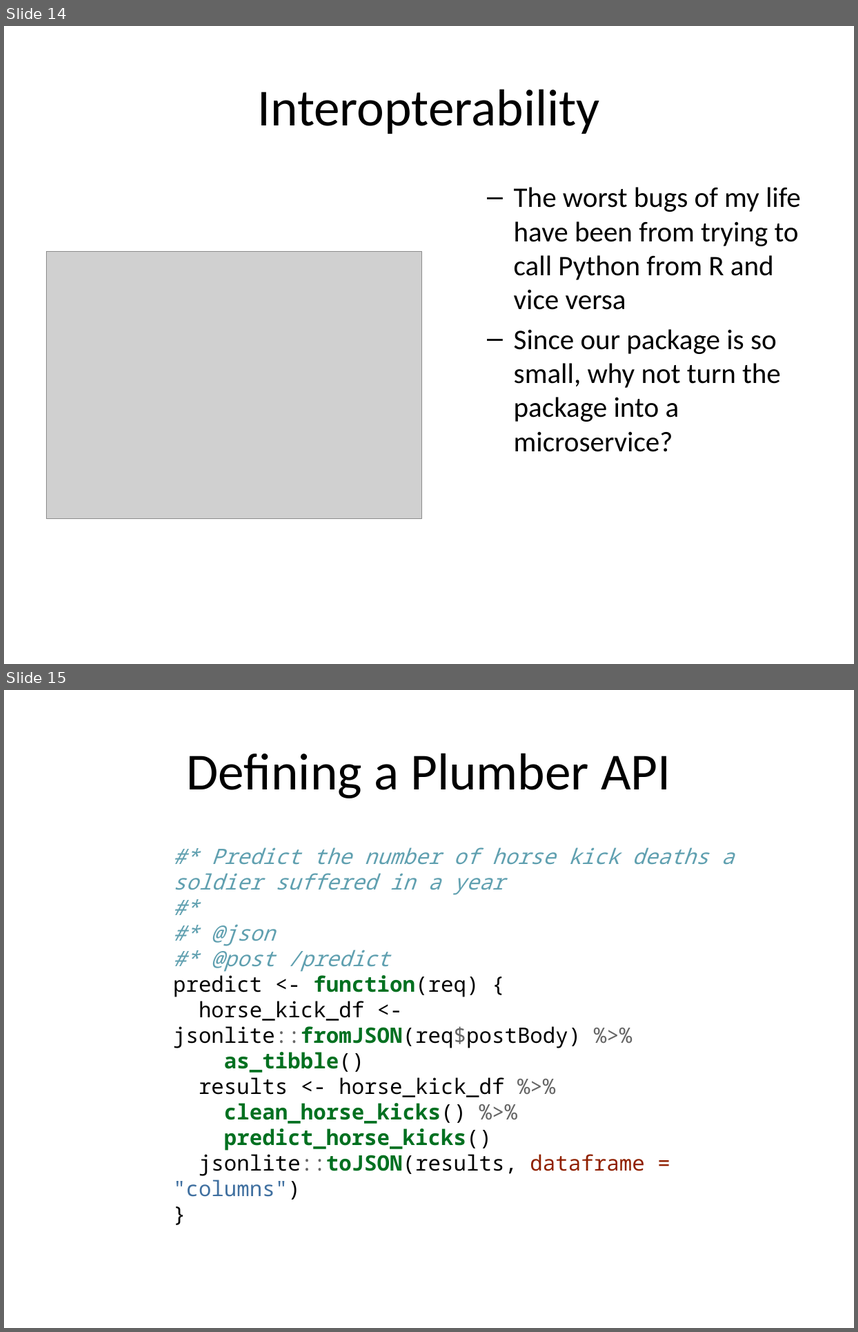
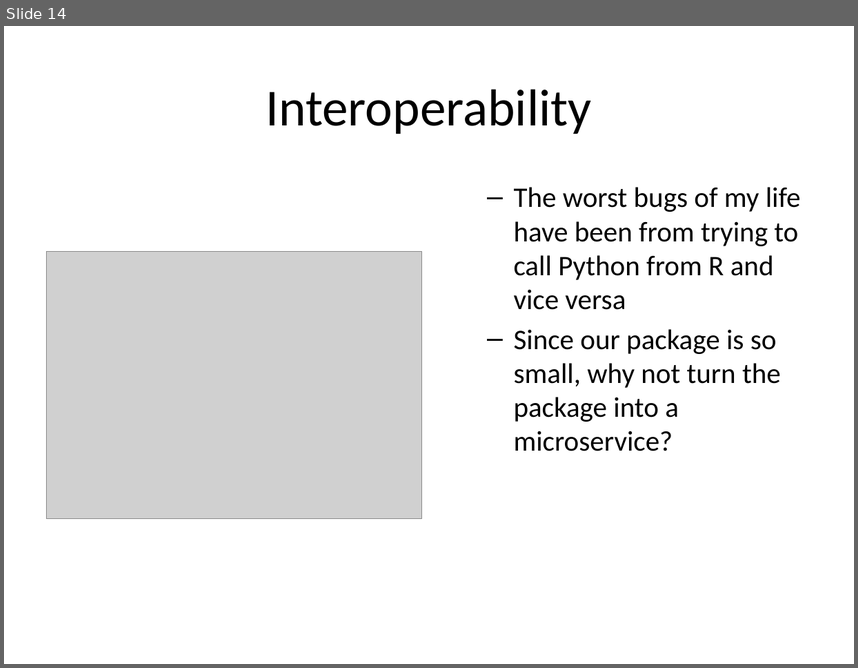
Before and after one commit to lstmemery/r-in-production, a slide deck: r-in-production.pptx. Shown one above the other, each under a label of ours: slides 14 and 15 before the commit, slide 14 after it. The pictures are 858x1332 and 858x668 pixels, drawn with LibreOffice and Linux fonts; fonts in the diff are those of the drawing; grey boxes stand for pictures. Boxes give left, top, right and bottom in pixels: in the first picture for what was removed or moved away, otherwise in the second. Text is boxed around its words. In the diff, an @@ line names an element or a change of style, - is before the commit and + after.

```diff
--- a/r-in-production.pptx
+++ b/r-in-production.pptx
@@ slide 15 removed at (x1=4, y1=690, x2=854, y2=1328), background #FFFFFF @@
@@ title removed at (x1=186, y1=753, x2=671, y2=798) @@
-Defining a Plumber API
@@ text removed at (x1=173, y1=847, x2=734, y2=1199) @@
-#* Predict the number of horse kick deaths a soldier suffered in a year
-#*
-#* @json
-#* @post /predict
-predict <- function(req) {
-horse_kick_df <- jsonlite::fromJSON(req$postBody) %>%
-as_tibble()
-results <- horse_kick_df %>%
-clean_horse_kicks() %>%
-predict_horse_kicks()
-jsonlite::toJSON(results, dataframe = "columns")
-}
@@ slide 14 changed as well @@
@@ text at (x1=266, y1=89, x2=592, y2=134): text changed @@
-Interopterability
+Interoperability
```
Also in this commit, not shown: 9 other slides changed.
